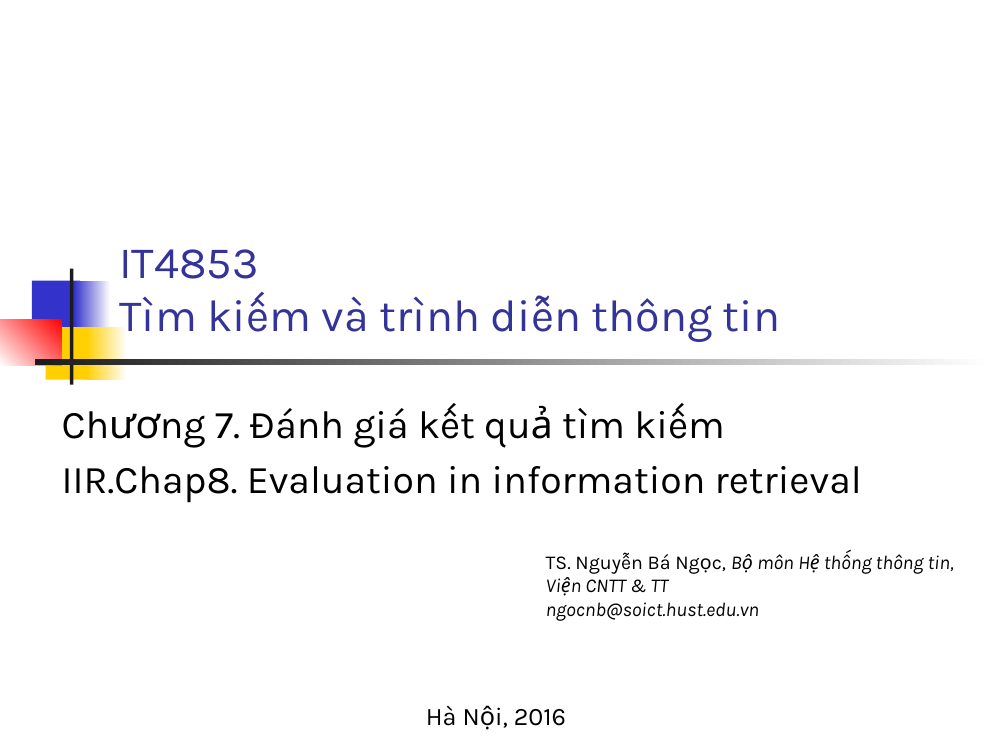
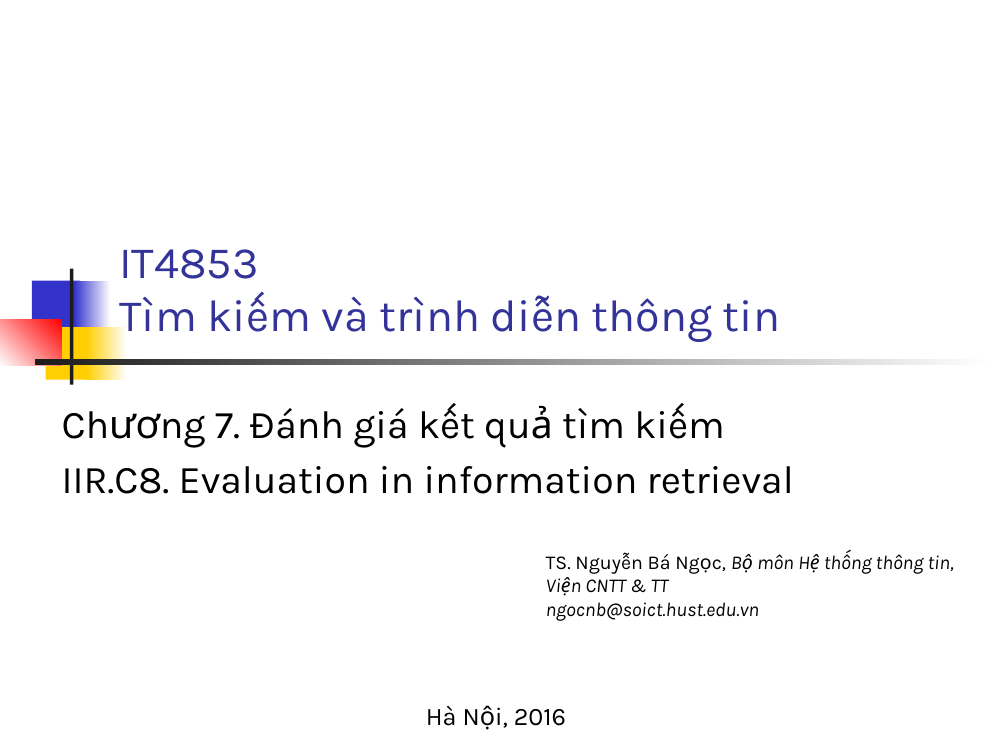
Before and after one commit to bangoc/IT4853, a slide deck: slide 1 of Bai 7 Đánh giá kết quả tìm kiếm_phần 1.pptx. Drawn at 1008x756 pixels with LibreOffice and Linux fonts; fonts in the diff are those of the drawing. Boxes give left, top, right and bottom in pixels: in the first picture for what was removed or moved away, otherwise in the second. Text is boxed around its words. In the diff, an @@ line names an element or a change of style, - is before the commit and + after.

```diff
--- a/Bai 7 Đánh giá kết quả tìm kiếm_phần 1.pptx
+++ b/Bai 7 Đánh giá kết quả tìm kiếm_phần 1.pptx
@@ subtitle at (62,466,794,494): text changed @@
-IIR.Chap8. Evaluation in information retrieval
+IIR.C8. Evaluation in information retrieval
```
Also in this commit, not shown: 9 other files.
